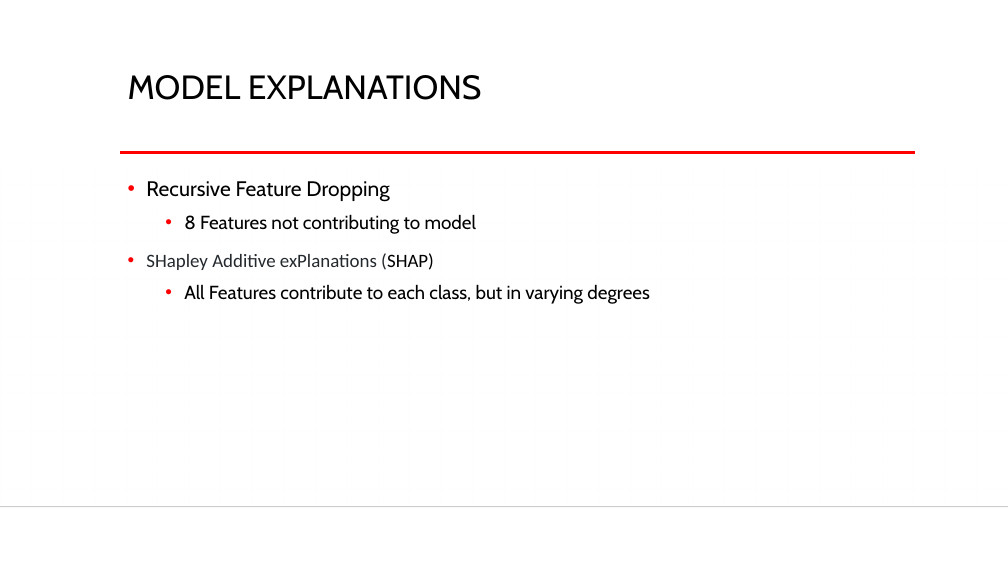
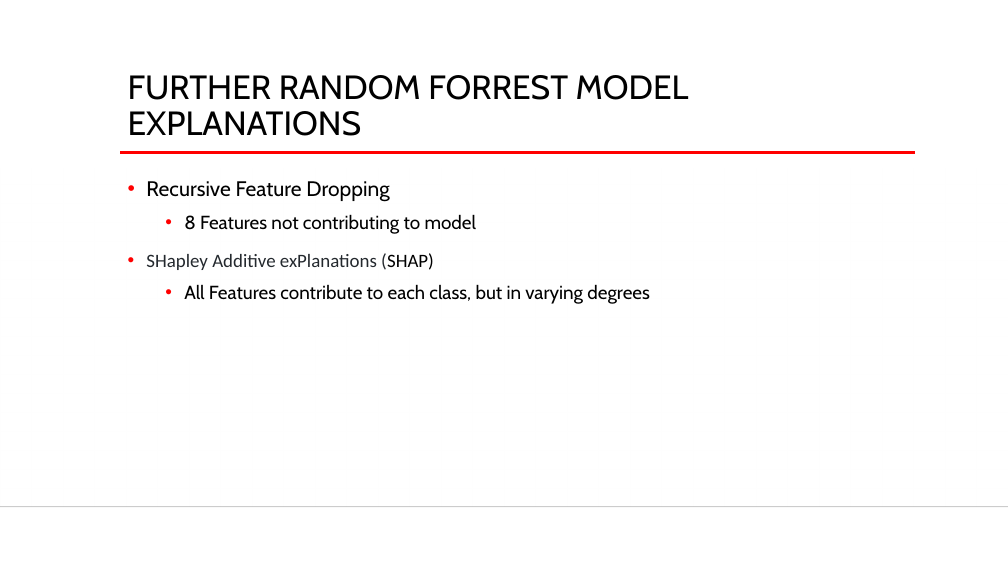
Before and after one commit to PaulButler8/springboard, a slide deck: slide 20 of Capstone 2/Capstone 2 Presentation.pptx (slide 12 before the commit). Drawn at 1008x567 pixels with LibreOffice and Linux fonts; fonts in the diff are those of the drawing; background and template pictures are left out. Boxes give left, top, right and bottom in pixels: in the first picture for what was removed or moved away, otherwise in the second. Text is boxed around its words. In the diff, an @@ line names an element or a change of style, - is before the commit and + after.

```diff
--- a/Capstone 2/Capstone 2 Presentation.pptx
+++ b/Capstone 2/Capstone 2 Presentation.pptx
@@ title at [128, 75, 689, 136]: text changed @@
-MODEL EXPLANATIONS
+FURTHER RANDOM FORREST MODEL EXPLANATIONS
```
Also in this commit, not shown: 9 other slides changed, 8 slides added, 1 other file.
